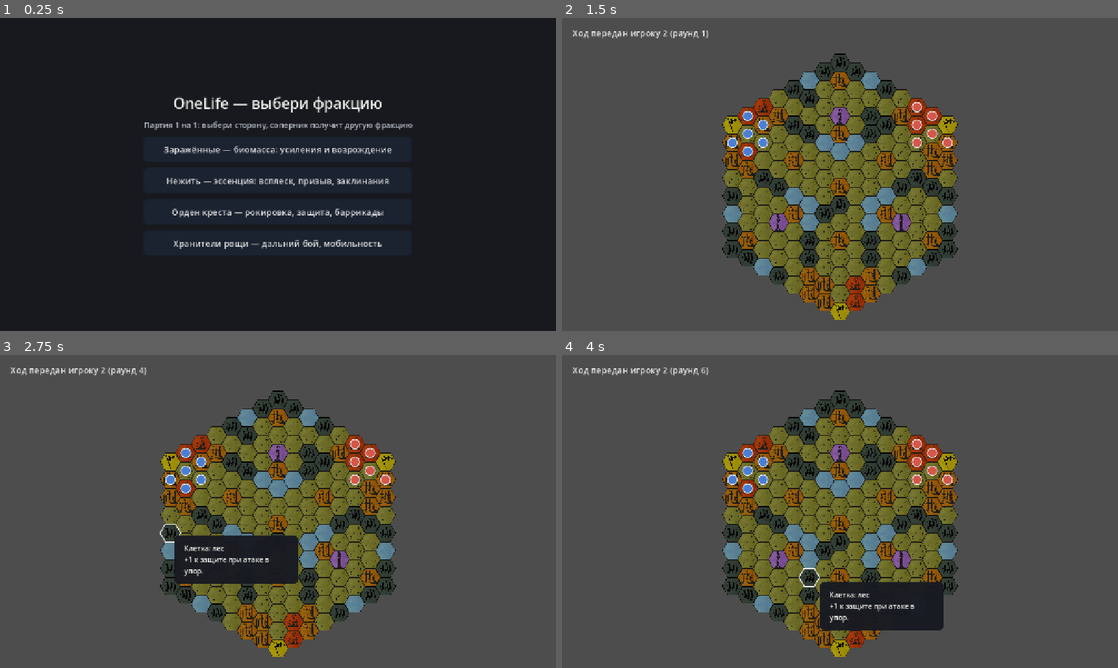
Above: before the commit, frames 1-4 (two rows, left to right).
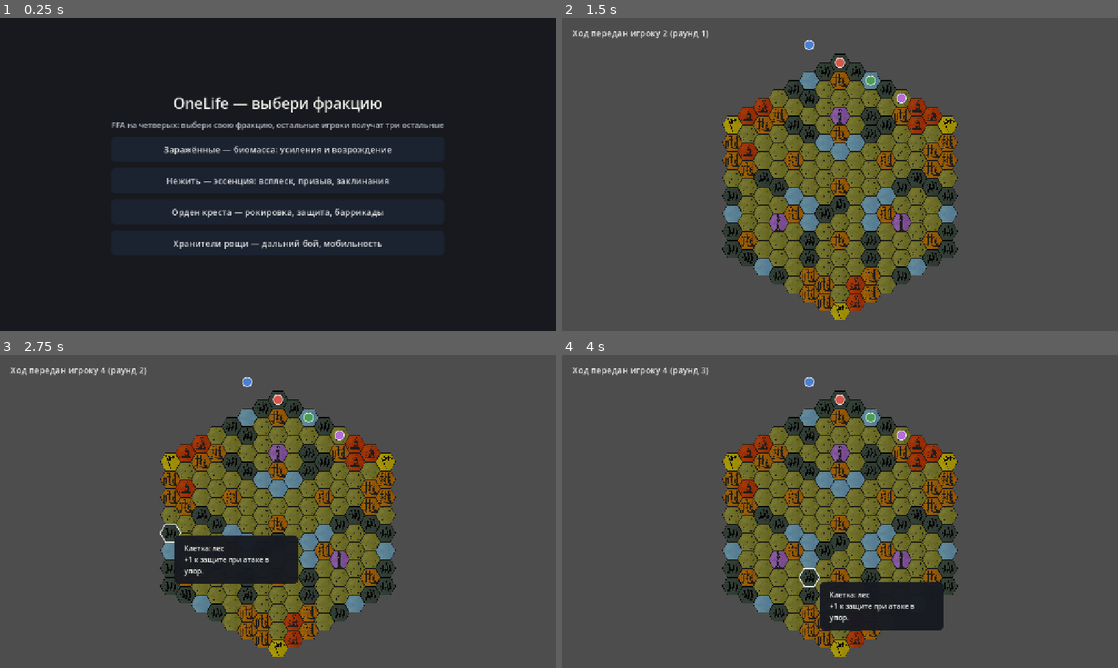
Above: after the commit, the same moments.

Repository: nehudozhn1ktg-ops/OL
Game: Godot game, scene res://scenes/menu.tscn
Same seed, same stepped clock (60 frames per second), same inputs: the game is played once before the commit and once after it.
Inputs (mouse positions are in pixels of both pictures, inside the frame that each line leads up to):
- Up to frame 1 (0.25 s): no input
- Up to frame 2 (1.5 s): click "Заражённые — биомасса: усилен…" at 0.5 s; tap Enter at 1.25 s; move the mouse to (962, 158) at 1.27 s; tap Space at 1.35 s; click (962, 158) at 1.42 s
- Up to frame 3 (2.75 s): tap Space at 1.52, 1.82, 2, 2.1, 2.27, 2.57 s; move the mouse to (166, 527) at 2.02 s; click (166, 527) at 2.17 s
- Up to frame 4 (4 s): tap Enter at 2.75 s; move the mouse to (895, 442) at 2.77 s; tap Space at 2.85, 3.5, 3.6, 3.77 s; click (895, 442) at 2.92 s; move the mouse to (812, 574) at 3.52 s; click (812, 574) at 3.67 s

The runs differ from the first frame. In frame 1, 0.6% of the frame differs, in the area x 20-80%, y 32-36%; in frame 2, 0.8%; in frame 3, 0.9%, in the area x 18-71%, y 4-45%; in frame 4, 0.9%.

Commit message:
GAME-4P-001: 4 игрока, очередь ходов, 4 отряда и 4 флага на 4FFA

Diff:
--- a/scripts/game_config.gd
+++ b/scripts/game_config.gd
@@ -4,7 +4,11 @@
 ## Выбор фракций из стартового меню. Значения по умолчанию — демо-партия,
 ## которую видно и в отладочном снимке (`-- --shot`).
 
-static var factions: Dictionary = {1: "infected", 2: "undead"}
+static var factions: Dictionary = {1: "infected", 2: "undead", 3: "people", 4: "elves"}
+
+
+static func player_count() -> int:
+	return factions.size()
 
 
 static func path_for(player: int) -> String:
--- a/scripts/hex_grid.gd
+++ b/scripts/hex_grid.gd
@@ -33,7 +33,7 @@
 	5: preload("res://assets/tiles/flag.png"),
 	6: preload("res://assets/tiles/camp.png"),
 }
-const OWNER_COLOR := {1: Color("#4a7fd4"), 2: Color("#d4574a")}
+const OWNER_COLOR := {1: Color("#4a7fd4"), 2: Color("#d4574a"), 3: Color("#4a9e57"), 4: Color("#b26fd4")}
 const COLOR_BORDER := Color(0.0, 0.0, 0.0, 0.45)
 const COLOR_HOVER := Color("#f0f0f0")
 const COLOR_SELECTED := Color("#ffd447")
@@ -74,39 +74,47 @@
 		board.build_disk(map_radius)
 
 	game = Game.new()
-	game.setup(board)
+	game.setup(board, null, GameConfig.player_count())
 	_place_demo_units()
 	_fit_to_view()
 	queue_redraw()
 
 
-## Отряды обеих сторон из фракционных листов: по шесть фигур к своим флагам.
-## Заражённые начинают с максимумом биомассы (фракционный лист 0–6).
+## Отряды всех игроков из фракционных листов: по шесть фигур к своим флагам.
+## Флаги берутся из карты (клетки TERRAIN_FLAG) и раздаются игрокам 1..N по
+## детерминированному порядку (сортировка по q). Заражённые начинают с
+## максимумом биомассы, нежить — со стартовой эссенцией и списком призываемых.
 func _place_demo_units() -> void:
+	var players := range(1, GameConfig.player_count() + 1)
 	var rosters := {}
 	var factions_data := {}
-	for player in [1, 2]:
+	for player in players:
 		var faction := FactionData.load_file(GameConfig.path_for(player))
 		faction_ids[player] = str(faction.get("id", ""))
 		factions_data[player] = faction
 		rosters[player] = FactionData.roster(faction, 6)
-	if rosters.get(1, []).is_empty() or rosters.get(2, []).is_empty():
-		push_warning("фракция не загрузилась, ставлю заглушки")
-		game.add_unit(1, Vector2i(-2, 0), false)
-		game.add_unit(2, Vector2i(2, 0), false)
-		return
 
 	var flags: Array[Vector2i] = []
 	for coord in board.cells.keys():
 		if board.terrain_at(coord) == Board.TERRAIN_FLAG:
 			flags.append(coord)
 	flags.sort_custom(func(a, b): return a.x < b.x)
-	if flags.is_empty():
-		return
-	game.add_flag(1, flags[0])
-	game.add_flag(2, flags[flags.size() - 1])
-	_place_team(1, flags[0], rosters[1])
-	_place_team(2, flags[flags.size() - 1], rosters[2])
+
+	if flags.size() < players.size():
+		push_warning("на карте флагов %d меньше, чем игроков %d — ставлю заглушки" % [flags.size(), players.size()])
+		for player in players:
+			game.add_unit(player, Vector2i((player - 1) * 2 - 2, 0), false)
+		game.factions = faction_ids.duplicate()
+		return
+
+	for player in players:
+		if rosters.get(player, []).is_empty():
+			push_warning("фракция игрока %d не загрузилась — заглушка" % player)
+			game.add_unit(player, flags[player - 1], false)
+			continue
+		game.add_flag(player, flags[player - 1])
+		_place_team(player, flags[player - 1], rosters[player])
+
 	game.factions = faction_ids.duplicate()
 	for player in faction_ids.keys():
 		if faction_ids[player] == "infected":
--- a/scripts/menu.gd
+++ b/scripts/menu.gd
@@ -57,7 +57,7 @@
 	column.add_child(title)
 
 	var subtitle := Label.new()
-	subtitle.text = "Партия 1 на 1: выбери сторону, соперник получит другую фракцию"
+	subtitle.text = "FFA на четверых: выбери свою фракцию, остальные игроки получат три остальные"
 	subtitle.add_theme_font_size_override("font_size", 18)
 	subtitle.add_theme_color_override("font_color", COLOR_DIM)
 	subtitle.horizontal_alignment = HORIZONTAL_ALIGNMENT_CENTER
@@ -95,14 +95,13 @@
 
 
 func _start(faction_id: String) -> void:
-	GameConfig.factions[1] = faction_id
-	GameConfig.factions[2] = _opponent_for(faction_id)
-	get_tree().change_scene_to_file.call_deferred("res://scenes/main.tscn")
-
-
-## Соперник — следующая фракция по кругу (демо-режим до выбора за обе стороны).
-func _opponent_for(faction_id: String) -> String:
+	# FFA на четверых: игрок 1 — выбранная фракция, игроки 2–4 — остальные по кругу.
+	var start := 0
 	for i in FACTIONS.size():
 		if FACTIONS[i]["id"] == faction_id:
-			return FACTIONS[(i + 1) % FACTIONS.size()]["id"]
-	return "undead"
+			start = i
+			break
+	GameConfig.factions.clear()
+	for i in FACTIONS.size():
+		GameConfig.factions[i + 1] = FACTIONS[(start + i) % FACTIONS.size()]["id"]
+	get_tree().change_scene_to_file.call_deferred("res://scenes/main.tscn")
--- a/scripts/rules/game.gd
+++ b/scripts/rules/game.gd
@@ -46,6 +46,8 @@
 var dice: Dice
 var units: Array[Unit] = []
 var current_player: int = 1
+## Число игроков в партии (2 — дуэль, 4 — FFA). Задаётся в setup().
+var player_count: int = 2
 var turn_number: int = 1
 var round_number: int = 1
 var is_day: bool = true
@@ -76,9 +78,10 @@
 var pending_attack: Dictionary = {}
 
 
-func setup(board_: Board, dice_: Dice = null) -> void:
+func setup(board_: Board, dice_: Dice = null, player_count_: int = 2) -> void:
 	board = board_
 	dice = dice_ if dice_ != null else Dice.new()
+	player_count = maxi(1, player_count_)
 	units.clear()
 	current_player = 1
 	turn_number = 1
@@ -877,7 +880,7 @@
 
 func end_turn() -> void:
 	pending_attack.clear()
-	current_player = 3 - current_player
+	current_player = (current_player % player_count) + 1
 	if current_player == 1:
 		turn_number += 1
 		round_number += 1
--- /dev/null
+++ b/tests/four_players.gd
@@ -0,0 +1,96 @@
+extends SceneTree
+
+## Четыре игрока (GAME-4P-001): очередь 1→2→3→4→1, четыре флага, четыре отряда,
+## победа в FFA на 8 очках у любого из четверых.
+## Запуск: godot --headless --path . --script res://tests/four_players.gd
+
+var failures: int = 0
+var checks: int = 0
+
+
+func _init() -> void:
+	_test_turn_order()
+	_test_four_flags()
+	_test_four_rosters()
+	_test_win_by_fourth()
+
+	print("")
+	print("РЕЗУЛЬТАТ: %d проверок, провалов %d" % [checks, failures])
+	quit(0 if failures == 0 else 1)
+
+
+func _check(name: String, condition: bool, detail: String = "") -> void:
+	checks += 1
+	if condition:
+		print("  OK   %s" % name)
+	else:
+		failures += 1
+		print("  FAIL %s %s" % [name, detail])
+
+
+func _make_game(player_count: int = 4) -> Game:
+	var board := Board.new()
+	board.build_disk(3)
+	var game := Game.new()
+	game.setup(board, Dice.new(7), player_count)
+	return game
+
+
+func _test_turn_order() -> void:
+	print("Очередь ходов 1→2→3→4→1")
+	var game := _make_game(4)
+	_check("число игроков 4", game.player_count == 4)
+	_check("первым ходит игрок 1", game.current_player == 1)
+	game.end_turn()
+	_check("вторым — игрок 2", game.current_player == 2)
+	game.end_turn()
+	_check("третьим — игрок 3", game.current_player == 3)
+	game.end_turn()
+	_check("четвёртым — игрок 4", game.current_player == 4)
+	_check("раунд ещё первый", game.round_number == 1)
+	game.end_turn()
+	_check("снова игрок 1", game.current_player == 1)
+	_check("раунд стал вторым", game.round_number == 2)
+	_check("сутки сменились", game.is_day == false)
+
+	var duel := _make_game(2)
+	duel.end_turn()
+	_check("дуэль: после 1 ходит 2", duel.current_player == 2)
+	duel.end_turn()
+	_check("дуэль: снова 1", duel.current_player == 1)
+
+
+func _test_four_flags() -> void:
+	print("Четыре флага по игрокам")
+	var game := _make_game(4)
+	game.add_flag(1, Vector2i(-2, 0))
+	game.add_flag(2, Vector2i(2, 0))
+	game.add_flag(3, Vector2i(0, -2))
+	game.add_flag(4, Vector2i(0, 2))
+	_check("флаг игрока 1", game.flag_of(1) == Vector2i(-2, 0))
+	_check("флаг игрока 3", game.flag_of(3) == Vector2i(0, -2))
+	_check("флаг игрока 4", game.flag_of(4) == Vector2i(0, 2))
+	_check("флагов всего 4", game.flags.size() == 4)
+
+
+func _test_four_rosters() -> void:
+	print("Четыре отряда — по шесть фигур")
+	var game := _make_game(4)
+	var data := FactionData.load_file("res://data/factions/undead.json")
+	var roster := FactionData.roster(data, 6)
+	game.place_roster(1, Vector2i(-2, 0), roster)
+	game.place_roster(2, Vector2i(2, 0), roster)
+	game.place_roster(3, Vector2i(0, -2), roster)
+	game.place_roster(4, Vector2i(0, 2), roster)
+	_check("всего фигур 24", game.units.size() == 24, "= %d" % game.units.size())
+	_check("у игрока 1 шесть", game.units_of(1).size() == 6)
+	_check("у игрока 3 шесть", game.units_of(3).size() == 6)
+	_check("у игрока 4 шесть", game.units_of(4).size() == 6)
+
+
+func _test_win_by_fourth() -> void:
+	print("Победа любого из четверых на 8 очках")
+	var game := _make_game(4)
+	game._add_score(3, 8)
+	_check("победитель — игрок 3", game.check_winner() == 3)
+	_check("winner зафиксирован", game.winner == 3)
